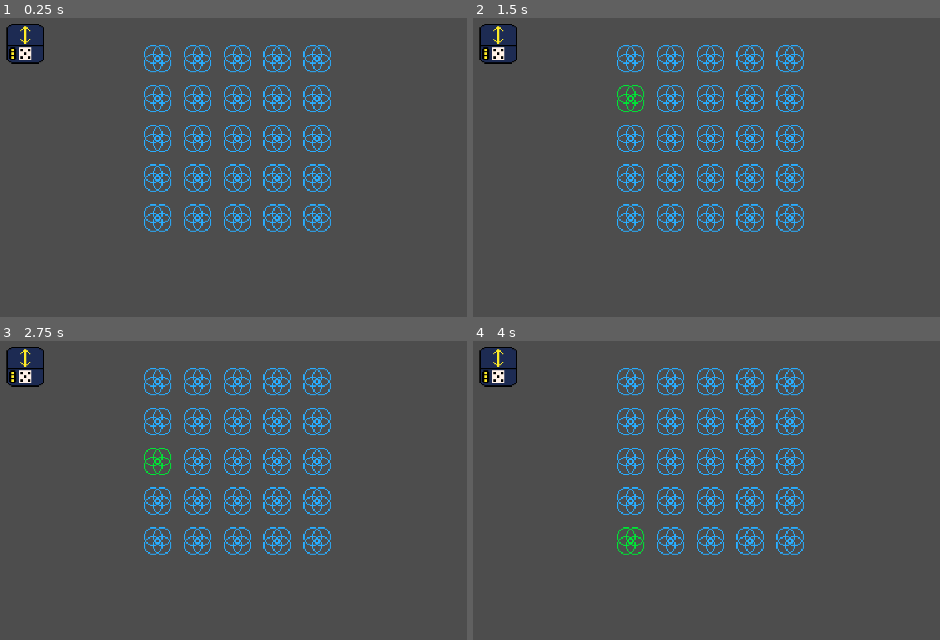
Above: before the commit, frames 1-4 (two rows, left to right).
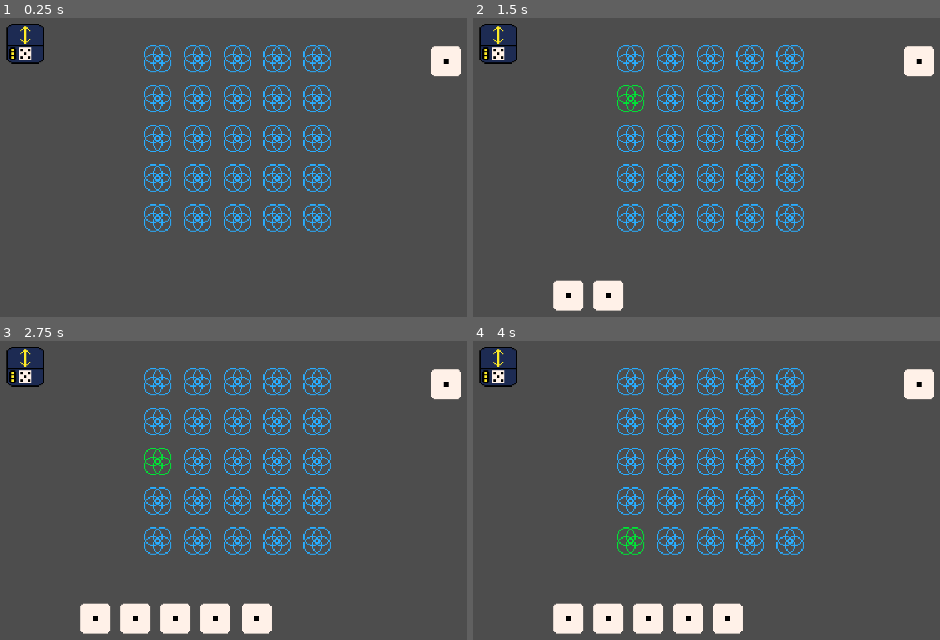
Above: after the commit, the same moments.

Repository: Andrew-D-Gibson/Dice_Grid
Game: Godot game, scene res://main.tscn
The game is run twice, just before and just after one commit, with the same random seed, the same clock (stepped at 60 frames per second) and the same inputs.
Inputs (mouse positions are in pixels of both pictures, inside the frame that each line leads up to):
- Up to frame 1 (0.25 s): no input
- Up to frame 2 (1.5 s): tap Enter at 0.5 s; move the mouse to (631, 59) at 0.52 s; click (631, 59) at 0.67 s; move the mouse to (631, 98) at 1.27 s; click (631, 98) at 1.42 s
- Up to frame 3 (2.75 s): tap Space at 2 s; move the mouse to (158, 460) at 2.02 s; click (158, 460) at 2.17 s
- Up to frame 4 (4 s): move the mouse to (631, 502) at 2.77 s; click (631, 502) at 2.92 s; tap Enter at 3.5 s; move the mouse to (631, 541) at 3.52 s; click (631, 541) at 3.67 s

The runs differ from the first frame. In frame 1, 0.6% of the frame differs, in the area x 92-99%, y 9-20%; in frame 2, 2.0%; in frame 3, 3.9%, in the area x 17-99%, y 9-98%; in frame 4, 3.9%.

Commit message:
Dice spawning, tile activations and effects systems working

Diff:
--- a/Source/Autoloads/events.gd
+++ b/Source/Autoloads/events.gd
@@ -1 +1,5 @@
 extends Node
+
+signal spawn_dice(amount_to_spawn: int)
+
+signal die_destroyed()
--- a/Source/Autoloads/globals.gd
+++ b/Source/Autoloads/globals.gd
@@ -1 +1,4 @@
 extends Node
+
+var held_object: Holdable
+var hovered_cell: Cell
--- a/Source/Autoloads/input_manager.gd
+++ b/Source/Autoloads/input_manager.gd
@@ -1,11 +1,6 @@
 extends Node
 
-func _input(event):
-	# Check left mouse input for tile pick up and drop
-	if event is InputEventMouseButton and event.button_index == 1:
-		if event.pressed:
-			print('Mouse Pressed')
-			get_tree().call_group("tiles", "check_mouse_pickup")
-		else:
-			print('Mouse Released')
-			get_tree().call_group("tiles", "drop")
+func _input(event: InputEvent) -> void:
+	# Handle application quiting on "Esc"
+	if event.is_action_pressed("ui_cancel"):
+		get_tree().quit()
--- /dev/null
+++ b/Source/Dice/dice.gd
@@ -0,0 +1,31 @@
+class_name Dice
+extends Holdable
+
+@export var value: int = 0
+
+func _ready() -> void:
+	super()
+	if value == 0:
+		value = randi_range(1,6)
+
+	$AnimatedSprite2D.frame = value
+
+
+func _drop() -> void:
+	_check_valid_drop()
+	super()
+
+
+func _check_valid_drop():
+	# Fail the drop if we're not over a cell
+	if not Globals.hovered_cell:
+		return
+
+	# Fail the drop if we're not over a tile
+	if not Globals.hovered_cell.occupying_tile:
+		return
+
+	# Try to activate using the dice
+	# If it fails the dice will return to its previous location
+	# If it succeeds the dice will be destroyed
+	Globals.hovered_cell.occupying_tile.check_activation(self)
--- /dev/null
+++ b/Source/Dice/dice.tscn
@@ -0,0 +1,74 @@
+[gd_scene load_steps=11 format=3 uid="uid://cu4pw31ijdghb"]
+
+[ext_resource type="Script" path="res://Source/Dice/dice.gd" id="1_cmfg4"]
+[ext_resource type="Texture2D" uid="uid://cnw713iqligtn" path="res://Assets/Dice/dice-Sheet.png" id="1_px73j"]
+
+[sub_resource type="RectangleShape2D" id="RectangleShape2D_cmfg4"]
+size = Vector2(24, 24)
+
+[sub_resource type="AtlasTexture" id="AtlasTexture_cmfg4"]
+atlas = ExtResource("1_px73j")
+region = Rect2(0, 0, 24, 24)
+
+[sub_resource type="AtlasTexture" id="AtlasTexture_2hmnm"]
+atlas = ExtResource("1_px73j")
+region = Rect2(24, 0, 24, 24)
+
+[sub_resource type="AtlasTexture" id="AtlasTexture_nv3op"]
+atlas = ExtResource("1_px73j")
+region = Rect2(48, 0, 24, 24)
+
+[sub_resource type="AtlasTexture" id="AtlasTexture_lom3i"]
+atlas = ExtResource("1_px73j")
+region = Rect2(72, 0, 24, 24)
+
+[sub_resource type="AtlasTexture" id="AtlasTexture_758wx"]
+atlas = ExtResource("1_px73j")
+region = Rect2(96, 0, 24, 24)
+
+[sub_resource type="AtlasTexture" id="AtlasTexture_gyi5f"]
+atlas = ExtResource("1_px73j")
+region = Rect2(120, 0, 24, 24)
+
+[sub_resource type="SpriteFrames" id="SpriteFrames_evgqa"]
+animations = [{
+"frames": [{
+"duration": 1.0,
+"texture": null
+}, {
+"duration": 1.0,
+"texture": SubResource("AtlasTexture_cmfg4")
+}, {
+"duration": 1.0,
+"texture": SubResource("AtlasTexture_2hmnm")
+}, {
+"duration": 1.0,
+"texture": SubResource("AtlasTexture_nv3op")
+}, {
+"duration": 1.0,
+"texture": SubResource("AtlasTexture_lom3i")
+}, {
+"duration": 1.0,
+"texture": SubResource("AtlasTexture_758wx")
+}, {
+"duration": 1.0,
+"texture": SubResource("AtlasTexture_gyi5f")
+}],
+"loop": true,
+"name": &"Dice Values",
+"speed": 5.0
+}]
+
+[node name="Dice" type="Area2D"]
+z_index = 1
+script = ExtResource("1_cmfg4")
+
+[node name="CollisionShape2D" type="CollisionShape2D" parent="."]
+shape = SubResource("RectangleShape2D_cmfg4")
+
+[node name="AnimatedSprite2D" type="AnimatedSprite2D" parent="."]
+sprite_frames = SubResource("SpriteFrames_evgqa")
+animation = &"Dice Values"
+frame = 1
+
+[connection signal="input_event" from="." to="." method="_on_area_2d_input_event"]
--- /dev/null
+++ b/Source/Dice/dice_spawner.gd
@@ -0,0 +1,46 @@
+extends Node2D
+
+@export var time_between_spawns: float = 0.5
+var time_since_last_spawn: float = 0
+
+@export var dice_to_spawn: int = 5
+var dice_scene := preload('res://Source/Dice/dice.tscn')
+
+@export var dice_queue_spacing: int = 32
+@export var dice_queue: Array[Dice]
+
+func _ready() -> void:
+	Events.spawn_dice.connect(_spawn_dice)
+	Events.die_destroyed.connect(_update_dice_queue)
+
+
+func _spawn_dice(num_of_dice:int = 0) -> void:
+	dice_to_spawn += num_of_dice
+
+
+func _update_dice_queue():
+	# Remove null entries
+	dice_queue = dice_queue.filter(func(dice): return dice != null)
+
+	# Update the dice desired locations
+	for n in range(len(dice_queue)):
+		dice_queue[n].desired_position = global_position + Vector2((n+1) * dice_queue_spacing, 0)
+
+
+func _process(delta: float) -> void:
+	if dice_to_spawn > 0 and time_since_last_spawn >= time_between_spawns:
+		_update_dice_queue()
+		# Spawn a new die
+		var new_dice = dice_scene.instantiate()
+		new_dice.value = 1
+		add_sibling(new_dice)
+
+		dice_queue.append(new_dice)
+
+		new_dice.position = global_position + Vector2(len(dice_queue) * dice_queue_spacing, 0) + Vector2(200, 0)
+		new_dice.desired_position = global_position + Vector2(len(dice_queue) * dice_queue_spacing, 0)
+
+		dice_to_spawn -= 1
+		time_since_last_spawn = 0
+
+	time_since_last_spawn += delta
--- /dev/null
+++ b/Source/Dice/dice_spawner.tscn
@@ -0,0 +1,14 @@
+[gd_scene load_steps=3 format=3 uid="uid://dskiljo0yv3ns"]
+
+[ext_resource type="Script" path="res://Source/Dice/dice_spawner.gd" id="1_w2wu3"]
+
+[sub_resource type="SegmentShape2D" id="SegmentShape2D_w2wu3"]
+b = Vector2(0, 24)
+
+[node name="Dice Spawner" type="Node2D"]
+script = ExtResource("1_w2wu3")
+
+[node name="Dice Spawn Wall" type="StaticBody2D" parent="."]
+
+[node name="CollisionShape2D" type="CollisionShape2D" parent="Dice Spawn Wall"]
+shape = SubResource("SegmentShape2D_w2wu3")
--- a/Source/Grid/cell.gd
+++ b/Source/Grid/cell.gd
@@ -1,7 +1,7 @@
 @tool
+class_name Cell
 extends Node2D
 
-@export var occupied := false
 @export var hovered := false
 
 @onready var empty_texture := preload("res://Assets/Grid/empty_cell.png")
@@ -9,22 +9,26 @@
 
 @export var grid_location: Vector2i
 
+var occupying_tile: Tile
 
 func _ready():
-	_update_graphics()
+	update_graphics()
 
 
-func _update_graphics() -> void:
-	if not occupied:
-		$Sprite2D.texture = hovered_texture if hovered else empty_texture
-		return
+func update_graphics() -> void:
+	$Sprite2D.texture = hovered_texture if hovered else empty_texture
 
 
 func _on_area_2d_mouse_entered() -> void:
 	hovered = true
-	_update_graphics()
+	Globals.hovered_cell = self
+	update_graphics()
 
 
 func _on_area_2d_mouse_exited() -> void:
 	hovered = false
-	_update_graphics()
+
+	if Globals.hovered_cell == self:
+		Globals.hovered_cell = null
+
+	update_graphics()
--- /dev/null
+++ b/Source/Holdable/holdable.gd
@@ -0,0 +1,45 @@
+class_name Holdable
+extends Area2D
+
+var being_held: bool = false
+@onready var last_valid_position: Vector2 = position
+
+@export var follow_strength: float = 25
+var desired_position: Vector2
+
+
+func _ready() -> void:
+	desired_position = last_valid_position
+
+
+func _process(delta: float) -> void:
+	if being_held:
+		desired_position = get_global_mouse_position()
+
+		if not Input.is_mouse_button_pressed(MOUSE_BUTTON_LEFT):
+			_drop()
+
+	position = position.lerp(desired_position, follow_strength * delta)
+
+
+func _on_area_2d_input_event(_viewport: Node, event: InputEvent, _shape_idx: int) -> void:
+	# Don't get picked up if the mouse is already holding an object
+	if Globals.held_object:
+		return
+
+	# Check for the left mouse pressed event
+	if event is InputEventMouseButton and event.pressed and event.button_index == 1:
+		_pickup()
+
+
+func _pickup() -> void:
+	last_valid_position = position
+
+	being_held = true
+	Globals.held_object = self
+
+
+func _drop() -> void:
+	desired_position = last_valid_position
+	being_held = false
+	Globals.held_object = null
--- /dev/null
+++ b/Source/Tiles/Tile Activations/activation.gd
@@ -0,0 +1,5 @@
+class_name Activation
+extends Node2D
+
+func criteria_satisfied(dice: Dice = null) -> bool:
+	return false
--- /dev/null
+++ b/Source/Tiles/Tile Activations/value_activation.gd
@@ -0,0 +1,6 @@
+extends Activation
+
+@export var acceptable_values: Array[int] = []
+
+func criteria_satisfied(dice: Dice = null) -> bool:
+	return dice.value in acceptable_values
--- /dev/null
+++ b/Source/Tiles/Tile Activations/value_activation.tscn
@@ -0,0 +1,6 @@
+[gd_scene load_steps=2 format=3 uid="uid://b1gm70vaf8x60"]
+
+[ext_resource type="Script" path="res://Source/Tiles/Tile Activations/value_activation.gd" id="1_qwed7"]
+
+[node name="Value Activation" type="Node2D"]
+script = ExtResource("1_qwed7")
--- /dev/null
+++ b/Source/Tiles/Tile Effects/dice_particle_explosion_effect.gd
@@ -0,0 +1,8 @@
+extends Effect
+
+func play(dice_value: int = 0) -> void:
+	$CPUParticles2D.emitting = true
+
+
+func _on_cpu_particles_2d_finished() -> void:
+	self.queue_free()
--- /dev/null
+++ b/Source/Tiles/Tile Effects/dice_particle_explosion_effect.tscn
@@ -0,0 +1,26 @@
+[gd_scene load_steps=3 format=3 uid="uid://cjq55nrqy2gkt"]
+
+[ext_resource type="Script" path="res://Source/Tiles/Tile Effects/dice_particle_explosion_effect.gd" id="1_juhrx"]
+
+[sub_resource type="Gradient" id="Gradient_nie4u"]
+colors = PackedColorArray(1, 1, 1, 1, 1, 1, 1, 0.0196078)
+
+[node name="Dice Particle Explosion Effect" type="Node2D"]
+script = ExtResource("1_juhrx")
+
+[node name="CPUParticles2D" type="CPUParticles2D" parent="."]
+emitting = false
+amount = 32
+lifetime = 0.5
+one_shot = true
+explosiveness = 1.0
+emission_shape = 1
+emission_sphere_radius = 0.01
+spread = 180.0
+gravity = Vector2(0, 450)
+initial_velocity_min = 45.0
+initial_velocity_max = 180.0
+damping_max = 0.455
+color_ramp = SubResource("Gradient_nie4u")
+
+[connection signal="finished" from="CPUParticles2D" to="." method="_on_cpu_particles_2d_finished"]
--- /dev/null
+++ b/Source/Tiles/Tile Effects/effect.gd
@@ -0,0 +1,5 @@
+class_name Effect
+extends Node2D
+
+func play(_dice_value: int = 0) -> void:
+	pass
--- /dev/null
+++ b/Source/Tiles/Tile Effects/effects_parent.gd
@@ -0,0 +1,7 @@
+class_name Effects_Parent
+extends Node2D
+
+func play(dice_value:int = 0):
+	for child_effect in get_children():
+		if child_effect is Effect:
+			child_effect.play(dice_value)
--- /dev/null
+++ b/Source/Tiles/Tile Effects/spawn_dice_effect.gd
@@ -0,0 +1,10 @@
+extends Effect
+
+## A value of 0 creates dice equivalent to the value on the activator dice
+@export var num_of_dice: int = 1
+
+func play(dice_value: int = 0) -> void:
+	if num_of_dice == 0:
+		num_of_dice = dice_value
+
+	Events.spawn_dice.emit(num_of_dice)
--- /dev/null
+++ b/Source/Tiles/Tile Effects/spawn_dice_effect.tscn
@@ -0,0 +1,6 @@
+[gd_scene load_steps=2 format=3 uid="uid://m1jd175m37tv"]
+
+[ext_resource type="Script" path="res://Source/Tiles/Tile Effects/spawn_dice_effect.gd" id="1_cmdxw"]
+
+[node name="Spawn Dice Effect" type="Node2D"]
+script = ExtResource("1_cmdxw")
--- /dev/null
+++ b/Source/Tiles/Tile Effects/tile_shake_effect.gd
@@ -0,0 +1,26 @@
+extends Effect
+
+@export var tile_sprite: Sprite2D
+@export var shake_strength: float = 2.0
+@export var shake_duration: float = 0.2
+
+var current_shake_strength: float = 0
+
+func play(dice_value: int = 0) -> void:
+	current_shake_strength = shake_strength
+
+	var tween = get_tree().create_tween()
+	tween.tween_property(self, "current_shake_strength", 0, shake_duration)
+	tween.tween_callback(self.queue_free)
+
+
+func _process(delta: float) -> void:
+	if current_shake_strength > 0:
+		tile_sprite.position = _random_offset()
+
+
+func _random_offset() -> Vector2:
+	return Vector2(
+		randf_range(-current_shake_strength, current_shake_strength),
+		randf_range(-current_shake_strength, current_shake_strength)
+	)
--- /dev/null
+++ b/Source/Tiles/Tile Effects/tile_shake_effect.tscn
@@ -0,0 +1,6 @@
+[gd_scene load_steps=2 format=3 uid="uid://cds0loh1uqra8"]
+
+[ext_resource type="Script" path="res://Source/Tiles/Tile Effects/tile_shake_effect.gd" id="1_2scut"]
+
+[node name="Tile Shake Effect" type="Node2D"]
+script = ExtResource("1_2scut")
--- a/Source/Tiles/tile.gd
+++ b/Source/Tiles/tile.gd
@@ -1,23 +1,43 @@
-class_name tile
-extends Node2D
+class_name Tile
+extends Holdable
+
+var host_cell: Cell
+
+@export var activation_node: Activation
+@export var effects_parent: Effects_Parent
 
 
-var being_held: bool = false
+func check_activation(dice: Dice = null) -> void:
+	if activation_node.criteria_satisfied(dice):
+		var dice_value = dice.value
+
+		dice.queue_free()
+		Events.die_destroyed.emit()
+
+		effects_parent.play(dice_value)
 
 
-func _process(_delta: float) -> void:
-	if being_held:
-		position = get_global_mouse_position()
+func _drop() -> void:
+	_check_valid_drop()
+	super()
 
 
-func check_mouse_pickup() -> void:
-	if $Sprite2D.get_rect().has_point(to_local(get_global_mouse_position())):
-		being_held = true
+func _check_valid_drop():
+	# Fail the drop if we're not over a cell
+	if not Globals.hovered_cell:
+		return
 
+	# Fail the drop if we're not over an empty cell
+	if Globals.hovered_cell.occupying_tile:
+		return
 
-func drop() -> void:
-	# Assign to a grid cell if this is the tile being held
-	if being_held:
-		pass
+	# We're over an empty cell, so succeed the drop!
+	# Remove this tile from the previous host cell if needed
+	if host_cell:
+		host_cell.occupying_tile = null
 
-	being_held = false
+	# Give this tile to the new host cell
+	host_cell = Globals.hovered_cell
+	host_cell.occupying_tile = self
+
+	last_valid_position = host_cell.global_position
--- a/Source/Tiles/tile.tscn
+++ b/Source/Tiles/tile.tscn
@@ -1,10 +1,39 @@
-[gd_scene load_steps=3 format=3 uid="uid://bkyal45wanusk"]
+[gd_scene load_steps=9 format=3 uid="uid://bkyal45wanusk"]
 
 [ext_resource type="Script" path="res://Source/Tiles/tile.gd" id="1_gtxx6"]
 [ext_resource type="Texture2D" uid="uid://gtv0muihjqa0" path="res://Assets/Tiles/place_holder.png" id="2_it3qb"]
+[ext_resource type="PackedScene" uid="uid://b1gm70vaf8x60" path="res://Source/Tiles/Tile Activations/value_activation.tscn" id="3_it3qb"]
+[ext_resource type="PackedScene" uid="uid://cjq55nrqy2gkt" path="res://Source/Tiles/Tile Effects/dice_particle_explosion_effect.tscn" id="4_grkj4"]
+[ext_resource type="PackedScene" uid="uid://cds0loh1uqra8" path="res://Source/Tiles/Tile Effects/tile_shake_effect.tscn" id="5_horoe"]
+[ext_resource type="Script" path="res://Source/Tiles/Tile Effects/effects_parent.gd" id="6_horoe"]
+[ext_resource type="PackedScene" uid="uid://m1jd175m37tv" path="res://Source/Tiles/Tile Effects/spawn_dice_effect.tscn" id="7_r1d0i"]
 
-[node name="Tile" type="Node2D" groups=["tiles"]]
+[sub_resource type="RectangleShape2D" id="RectangleShape2D_gtxx6"]
+size = Vector2(32, 32)
+
+[node name="Tile" type="Area2D" node_paths=PackedStringArray("activation_node", "effects_parent")]
 script = ExtResource("1_gtxx6")
+activation_node = NodePath("Value Activation")
+effects_parent = NodePath("Effects Parent")
+
+[node name="CollisionShape2D" type="CollisionShape2D" parent="."]
+shape = SubResource("RectangleShape2D_gtxx6")
 
 [node name="Sprite2D" type="Sprite2D" parent="."]
 texture = ExtResource("2_it3qb")
+
+[node name="Value Activation" parent="." instance=ExtResource("3_it3qb")]
+acceptable_values = Array[int]([1])
+
+[node name="Effects Parent" type="Node2D" parent="."]
+script = ExtResource("6_horoe")
+
+[node name="Tile Shake Effect" parent="Effects Parent" node_paths=PackedStringArray("tile_sprite") instance=ExtResource("5_horoe")]
+tile_sprite = NodePath("../../Sprite2D")
+
+[node name="Dice Particle Explosion Effect" parent="Effects Parent" instance=ExtResource("4_grkj4")]
+
+[node name="Spawn Dice Effect" parent="Effects Parent" instance=ExtResource("7_r1d0i")]
+num_of_dice = 2
+
+[connection signal="input_event" from="." to="." method="_on_area_2d_input_event"]
--- a/main.tscn
+++ b/main.tscn
@@ -1,14 +1,24 @@
-[gd_scene load_steps=3 format=3 uid="uid://io1ko4uxwtba"]
+[gd_scene load_steps=5 format=3 uid="uid://io1ko4uxwtba"]
 
 [ext_resource type="PackedScene" uid="uid://ba56b2edr1yh2" path="res://Source/Grid/grid.tscn" id="1_ig7tw"]
 [ext_resource type="PackedScene" uid="uid://bkyal45wanusk" path="res://Source/Tiles/tile.tscn" id="2_0xm2m"]
+[ext_resource type="PackedScene" uid="uid://cu4pw31ijdghb" path="res://Source/Dice/dice.tscn" id="3_h2yge"]
+[ext_resource type="PackedScene" uid="uid://dskiljo0yv3ns" path="res://Source/Dice/dice_spawner.tscn" id="4_1bvp3"]
 
 [node name="Main" type="Node2D"]
-
-[node name="Grid" parent="." instance=ExtResource("1_ig7tw")]
 
 [node name="Camera2D" type="Camera2D" parent="."]
 zoom = Vector2(3, 3)
 
+[node name="Grid" parent="." instance=ExtResource("1_ig7tw")]
+
 [node name="Tile" parent="." instance=ExtResource("2_0xm2m")]
 position = Vector2(-170, -76)
+
+[node name="Dice" parent="." instance=ExtResource("3_h2yge")]
+position = Vector2(167, -62)
+value = 1
+follow_strength = 25.0
+
+[node name="Dice Spawner" parent="." instance=ExtResource("4_1bvp3")]
+position = Vector2(-146, 126)
--- a/project.godot
+++ b/project.godot
@@ -27,10 +27,6 @@
 window/size/viewport_height=1080
 window/size/resizable=false
 
-[global_group]
-
-tiles=""
-
 [rendering]
 
 textures/canvas_textures/default_texture_filter=0
Binary file added: Assets/Dice/dice-Sheet.png
Not shown, added: Assets/Dice/dice-Sheet.png.import
Binary file added: Assets/Dice/dice.aseprite
